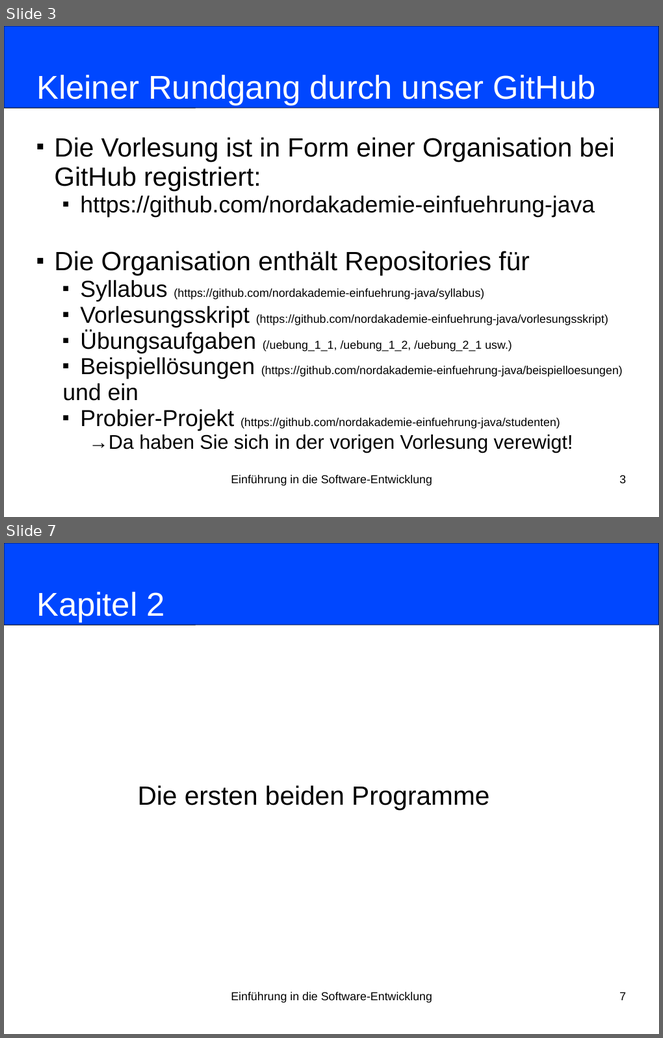
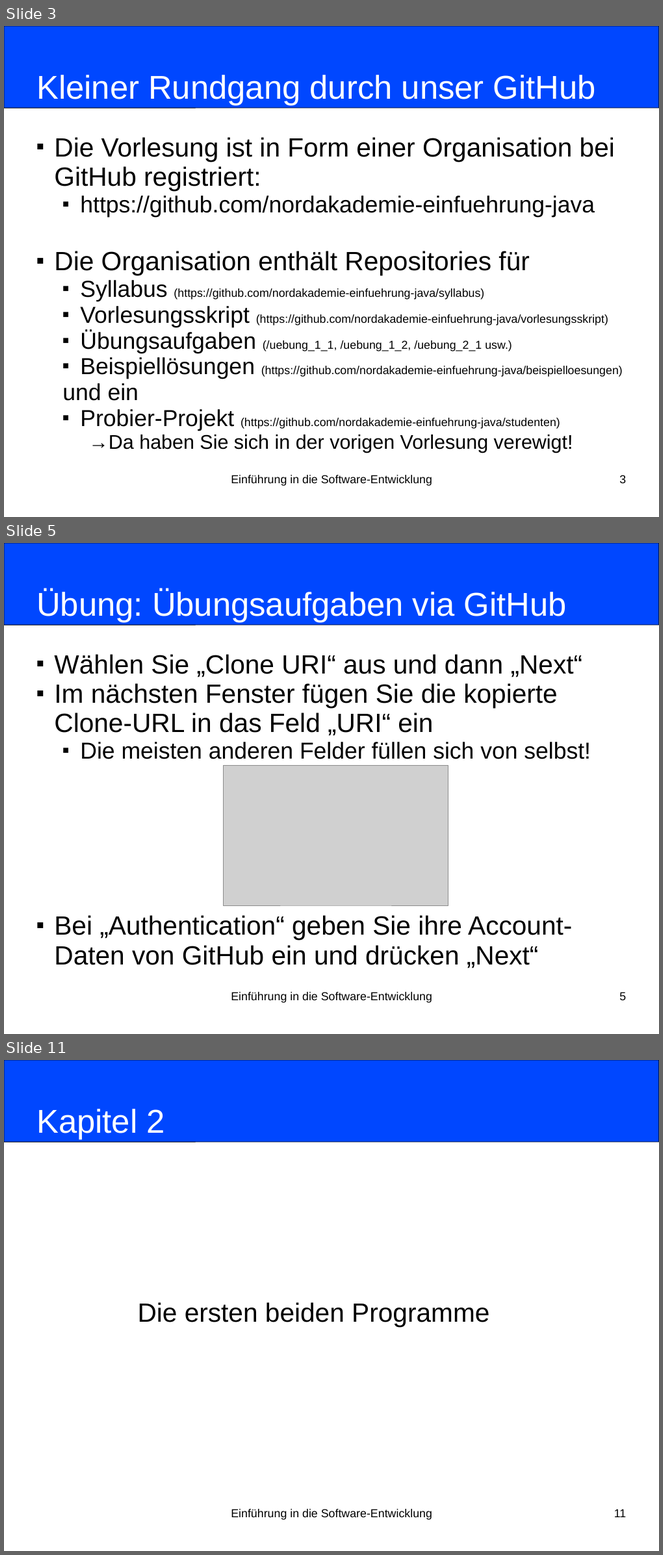
Before and after one commit to nordakademie-einfuehrung-java/vorlesungsskript, a slide deck: folien/Semester_03_Termin_02_Kapitel02.ppt. Shown one above the other, each under a label of ours: slides 3 and 7 before the commit, slides 3, 5 and 11 after it; the slides between them are not shown. The pictures are 663x1038 and 663x1555 pixels, drawn with LibreOffice and Linux fonts; fonts in the diff are those of the drawing; grey boxes stand for pictures. Boxes give left, top, right and bottom in pixels: in the first picture for what was removed or moved away, otherwise in the second. Text is boxed around its words. In the diff, an @@ line names an element or a change of style, - is before the commit and + after.

```diff
--- a/folien/Semester_03_Termin_02_Kapitel02.ppt
+++ b/folien/Semester_03_Termin_02_Kapitel02.ppt
@@ slide 5 added at box(4, 543, 659, 1034), background #FFFFFF @@
@@ rounded rectangle added at box(4, 543, 659, 625), fill #0047FF, outline #000000 0.74 pt @@
@@ title added at box(36, 589, 567, 622), 40 pt, text #FFFFFF @@
+Übung: Übungsaufgaben via GitHub
@@ subtitle added at box(54, 654, 591, 969), 32 pt, text #000000 @@
+■ Wählen Sie „Clone URI“ aus und dann „Next“
+■ Im nächsten Fenster fügen Sie die kopierte Clone-URL in das Feld „URI“ ein
+  ■ Die meisten anderen Felder füllen sich von selbst!
+■ Bei „Authentication“ geben Sie ihre Account-Daten von GitHub ein und drücken „Next“
@@ picture added at box(224, 765, 449, 906) @@
@@ text added at box(231, 992, 432, 1003), 14 pt, text #000000 @@
+Einführung in die Software-Entwicklung
@@ page number added at box(620, 992, 626, 1001), 14 pt, text #000000 @@
+5
@@ what was slide 7 is now slide 11 @@
@@ page number at box(614, 1509, 626, 1518): text changed @@
-7
+11
```
Also in this commit, not shown: 3 slides changed, 3 other slides added.
